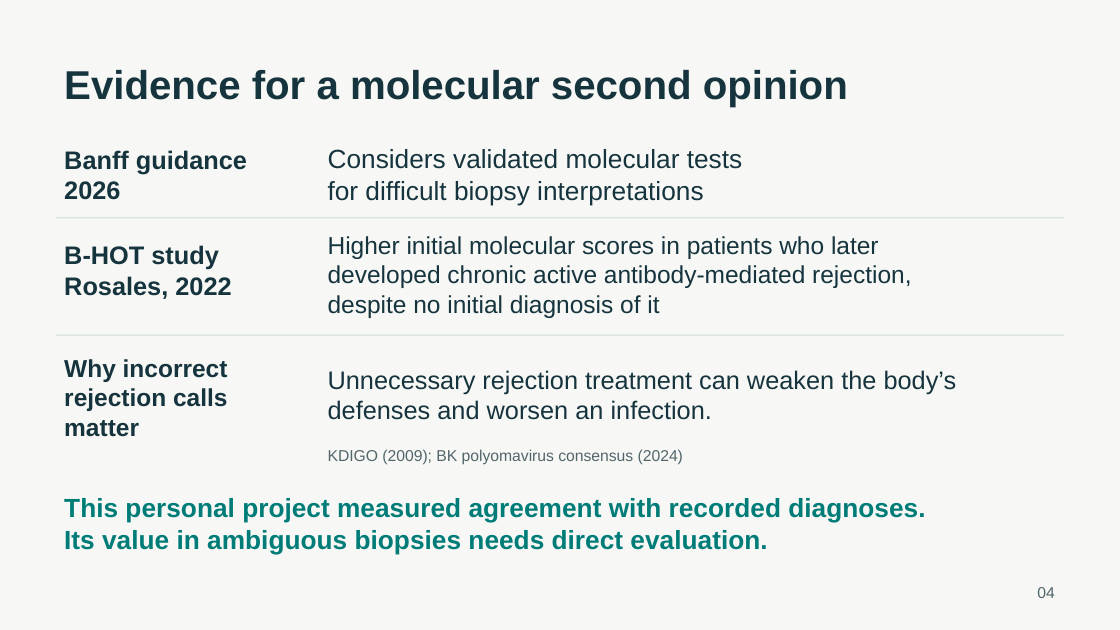
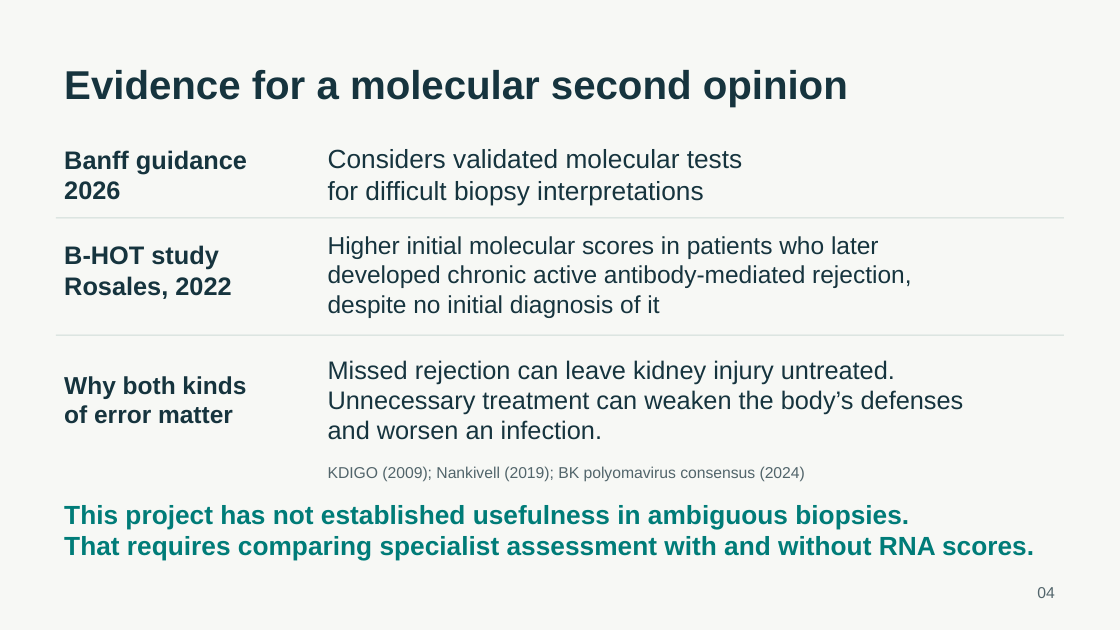
Before and after one commit to ca34525/Kidney-Biopsy-Rejection-Classifier, a slide deck: slide 4 of presentation/unos_kidney_biopsy.pptx. Drawn at 1120x630 pixels with LibreOffice and Linux fonts; fonts in the diff are those of the drawing. Boxes give left, top, right and bottom in pixels: in the first picture for what was removed or moved away, otherwise in the second. Text is boxed around its words. In the diff, an @@ line names an element or a change of style, - is before the commit and + after.

```diff
--- a/presentation/unos_kidney_biopsy.pptx
+++ b/presentation/unos_kidney_biopsy.pptx
@@ text at (64, 376, 246, 424): text changed @@
-Why incorrect
-rejection calls matter
+Why both kinds
+of error matter
@@ text at (328, 360, 964, 440): text changed @@
-Unnecessary rejection treatment can weaken the body’s
-defenses and worsen an infection.
+Missed rejection can leave kidney injury untreated.
+Unnecessary treatment can weaken the body’s defenses
+and worsen an infection.
@@ text at (328, 466, 805, 482): text changed @@
-KDIGO (2009); BK polyomavirus consensus (2024)
+KDIGO (2009); Nankivell (2019); BK polyomavirus consensus (2024)
@@ text at (64, 505, 1034, 561): text changed @@
-This personal project measured agreement with recorded diagnoses.
-Its value in ambiguous biopsies needs direct evaluation.
+This project has not established usefulness in ambiguous biopsies.
+That requires comparing specialist assessment with and without RNA scores.
```
Also in this commit, not shown: 6 other slides changed, 18 other files.
